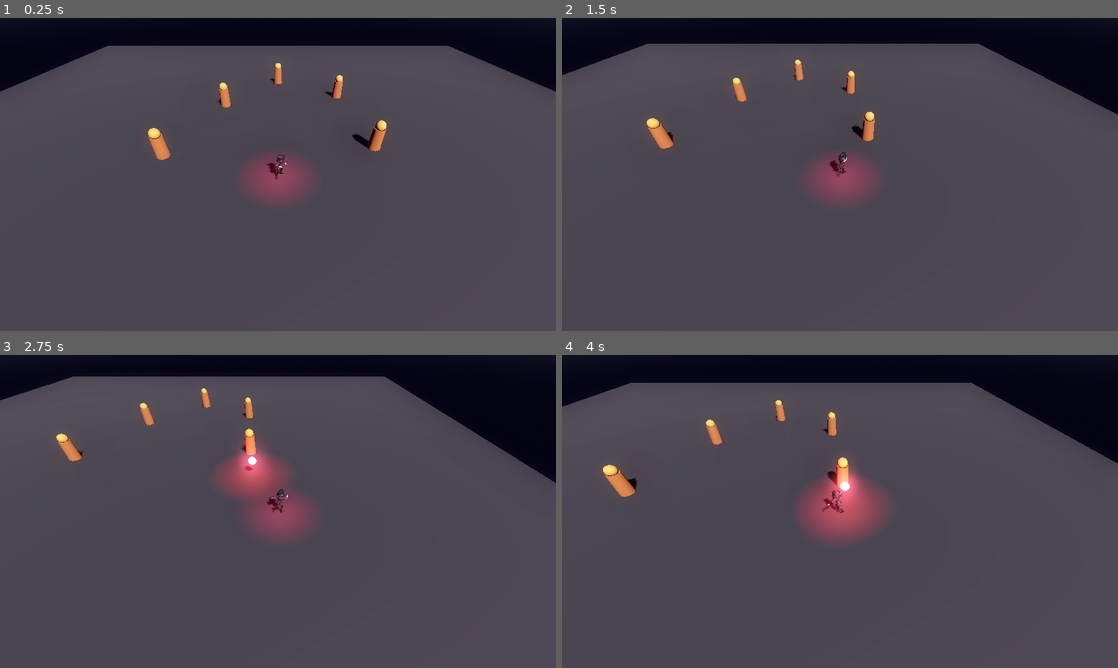
Above: before the commit, frames 1-4 (two rows, left to right).
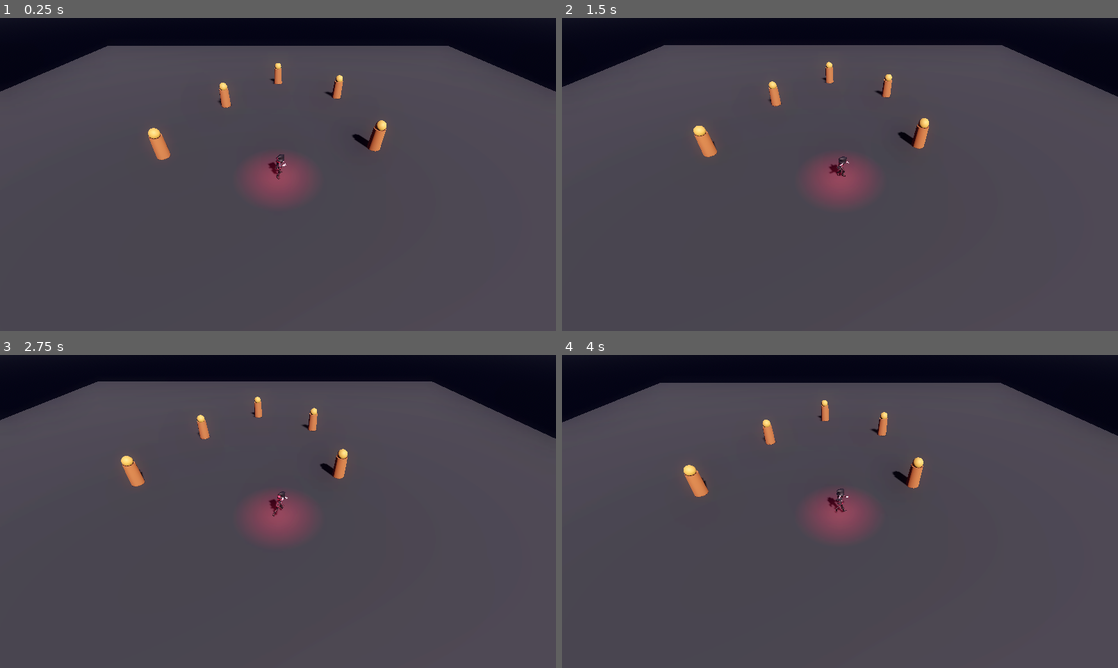
Above: after the commit, the same moments.

Repository: v-prokofev/MisterV
Game: Godot game, scene res://scenes/main.tscn
The game is run twice, just before and just after one commit, with the same random seed, the same clock (stepped at 60 frames per second) and the same inputs.
Inputs (mouse positions are in pixels of both pictures, inside the frame that each line leads up to):
- Up to frame 1 (0.25 s): no input
- Up to frame 2 (1.5 s): move the mouse to (962, 158) at 0.52 s; hold D (move_right) 0.53-1.28 s; click (962, 158) at 0.67 s; move the mouse to (728, 190) at 1.27 s; hold S (move_backward) from 1.28 s (still down)
- Up to frame 3 (2.75 s): move the mouse to (333, 442) at 2.02 s; release S (move_backward) at 2.03 s; hold D (move_right) from 2.03 s (still down)
- Up to frame 4 (4 s): move the mouse to (812, 574) at 2.77 s; release D (move_right) at 2.78 s; hold W (move_forward) 2.78-3.53 s; click (812, 574) at 2.92 s; move the mouse to (1006, 558) at 3.52 s; hold A (move_left) from 3.53 s (still down)

The runs differ from the first frame. In frame 1, less than 0.1% of the frame differs, in the area x 48-52%, y 43-52%; in frame 2, 3.5%; in frame 3, 7.5%, in the area x 0-100%, y 6-52%; in frame 4, 6.1%.

Commit message:
Enable 4x slow motion mode for animation inspection

Diff:
--- a/src/scripts/player.gd
+++ b/src/scripts/player.gd
@@ -2,7 +2,7 @@
 
 @export var move_speed: float = 6.5
 @export var attack_range: float = 25.0
-@export var attack_cooldown: float = 0.75
+@export var attack_cooldown: float = 3.0
 @export var magic_sphere_scene: PackedScene = preload("res://scenes/magic_sphere.tscn")
 
 # Camera Zoom Parameters
@@ -28,6 +28,10 @@
 
 func _ready() -> void:
 	add_to_group("player")
+
+	# 4x Slow Motion mode for visual inspection
+	Engine.time_scale = 0.25
+
 	_setup_character_texture()
 	_setup_animation_library()
 	_setup_animation_tree()
@@ -133,7 +137,7 @@
 		blend_tree.add_node(node_name, anim_node)
 		blend_tree.connect_node("locomotion", i, node_name)
 
-	# 2. Attack Animation & Speed Node (3.2x speed for complete 0.71s duration within 0.75s cooldown)
+	# 2. Attack Animation & Speed Node (Set to 1.0 in 4x Engine slow-mo)
 	var attack_node = AnimationNodeAnimation.new()
 	attack_node.animation = "attack"
 	blend_tree.add_node("attack_anim", attack_node)
@@ -144,8 +148,8 @@
 
 	# 3. OneShot Upper Body Overlay Node
 	var oneshot = AnimationNodeOneShot.new()
-	oneshot.fadein_time = 0.05
-	oneshot.fadeout_time = 0.1
+	oneshot.fadein_time = 0.1
+	oneshot.fadeout_time = 0.2
 	oneshot.filter_enabled = true
 
 	var upper_body_paths = [
@@ -186,8 +190,8 @@
 
 	anim_tree.tree_root = blend_tree
 	anim_tree.active = true
-	anim_tree.set("parameters/attack_speed/scale", 3.2)
-	print("AnimationTree successfully set up for dual-layer blending!")
+	anim_tree.set("parameters/attack_speed/scale", 1.0)
+	print("Slow Motion Mode Active (Engine.time_scale = 0.25)")
 
 func _physics_process(delta: float) -> void:
 	# 0. Smooth Camera Zoom FOV
@@ -279,8 +283,8 @@
 	if anim_tree:
 		anim_tree.set("parameters/attack_shot/request", AnimationNodeOneShot.ONE_SHOT_REQUEST_FIRE)
 
-	# Wait for forward hand extension (0.22s at 3.2x speed)
-	await get_tree().create_timer(0.22).timeout
+	# Wait for forward hand extension in slow-motion
+	await get_tree().create_timer(0.7).timeout
 
 	if is_instance_valid(current_target):
 		_spawn_magic_sphere()
